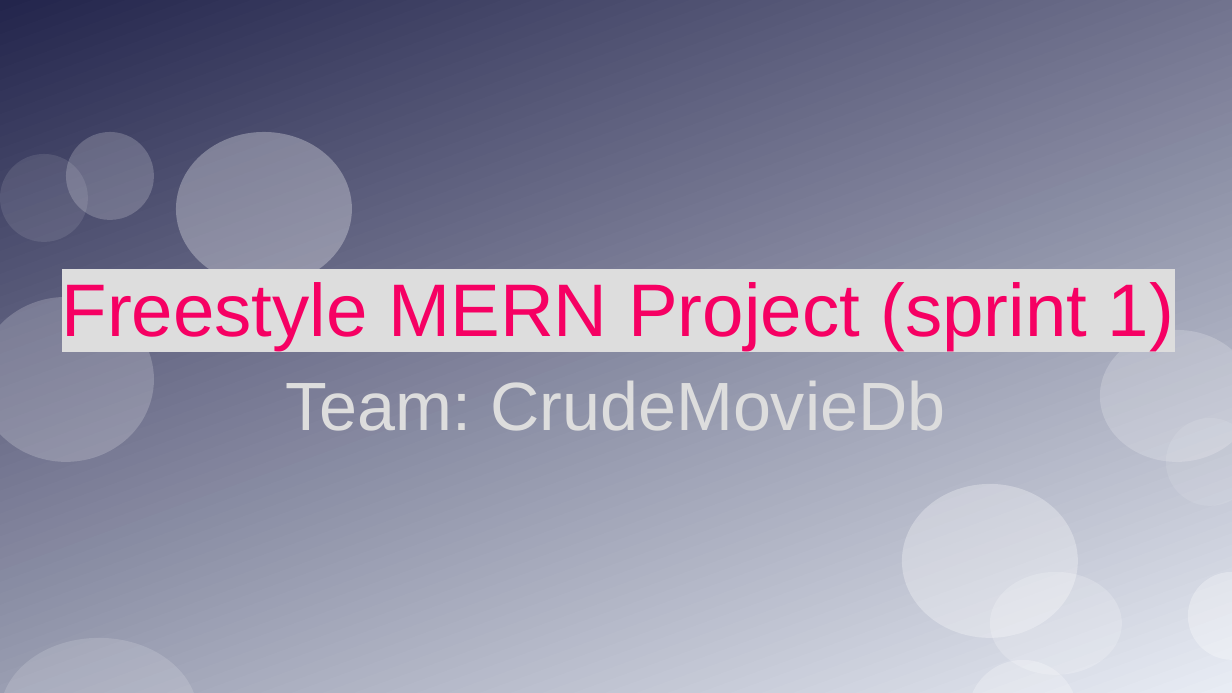
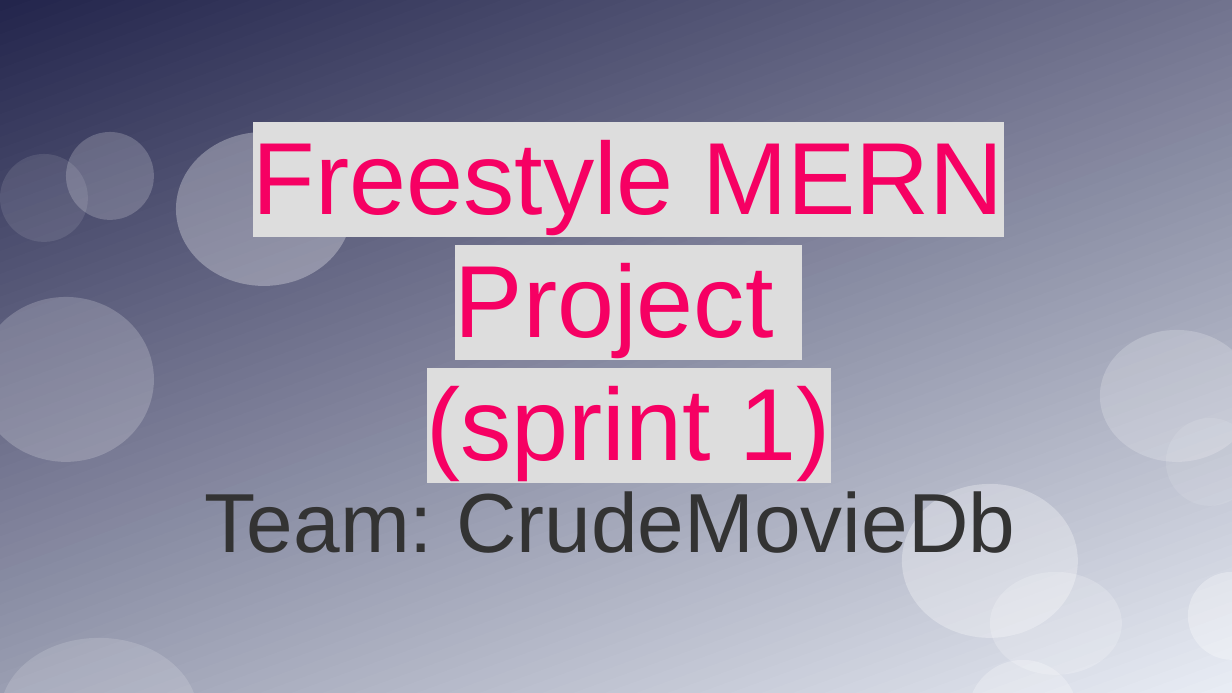
Before and after one commit to CodecoolGlobal/freestyle-mern-project-react-lillitaz, a slide deck: slide 1 of präsentation/CrudeMovieDb-PP.odp. Drawn at 1232x693 pixels with LibreOffice and Linux fonts; fonts in the diff are those of the drawing. Boxes give left, top, right and bottom in pixels: in the first picture for what was removed or moved away, otherwise in the second. Text is boxed around its words. In the diff, an @@ line names an element or a change of style, - is before the commit and + after.

Commit message:
präsentation changes

```diff
--- a/präsentation/CrudeMovieDb-PP.odp
+++ b/präsentation/CrudeMovieDb-PP.odp
@@ title "Freestyle MERN Project (sprint 1)": place and size @@
-title "Freestyle MERN Project (sprint 1)" at [62,282,1174,350]
+title "Freestyle MERN Project (sprint 1)" at [253,139,1003,479]
@@ title "Freestyle MERN Project (sprint 1)" at [253,139,1003,479]: size 48 to 66 pt; alignment left to centre @@
@@ subtitle "Team: CrudeMovieDb": place and size @@
-subtitle "Team: CrudeMovieDb" at [285,381,945,431]
+subtitle "Team: CrudeMovieDb" at [205,491,1015,568]
@@ subtitle "Team: CrudeMovieDb" at [205,491,1015,568]: size 44 to 54 pt, text colour #DDDDDD to #333333 @@
```
Also in this commit, not shown: 2 other slides changed.
